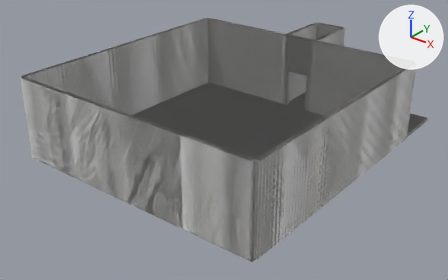
Before and after pictures for a commit that changed the Blender file assets_src/blender/zone_e_bureau.blend.
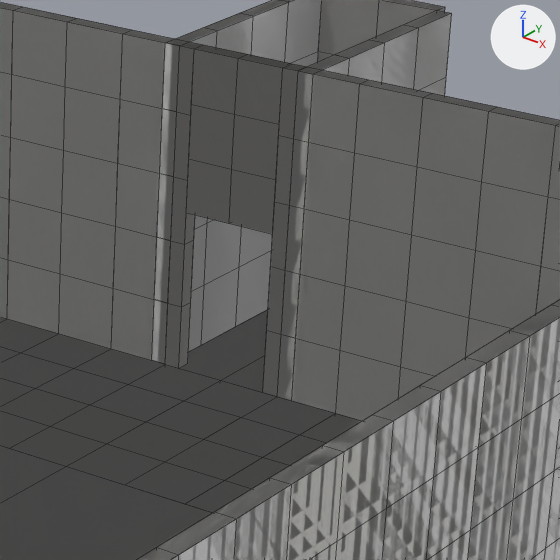
Old and new are each drawn whole from a camera (50 mm lens) standing at (21.33, -20.72, 17.01) and looking at (-0.35, 6.38, 0.21) and again close up on the part from 55% to 82% of the width and 9% to 52% of the height. Every picture has the same lights, and +X, +Y and +Z are marked at upper right. The older version's two pictures come first. The close-ups show mesh edges as thin lines.

The first close-up shows 'col_box_floor_4x4.008', 'col_box_floor_4x4.012', 'col_box_floor_4x4.013', 'col_box_wall_2m', 'col_box_wall_4m.009', 'col_box_wall_4m.010', 'col_box_wall_4m.013', 'col_box_wall_4m.014', 'kit_door_2m', 'kit_wall_2m', 'kit_wall_4m.010', 'kit_wall_4m.013' and 22 more.
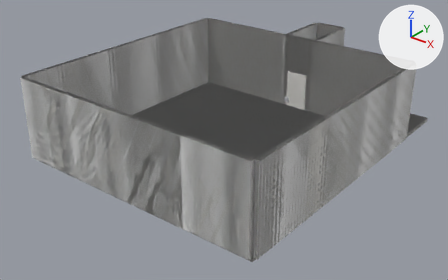
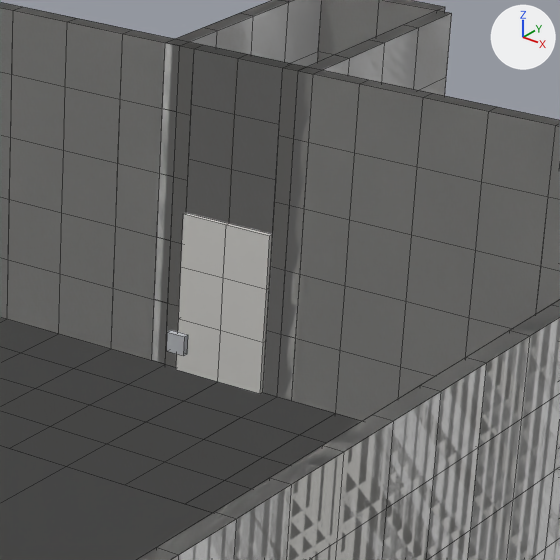
What changed in the scene script:
```text
Add mat_mat_kit_detail:
    mat_mat_kit_detail = principled_material('mat_kit_detail')
    mat_mat_kit_detail.base_color = (0.55, 0.57, 0.6)  # light grey #c4c7cb
    mat_mat_kit_detail.roughness = 1.0
    mat_mat_kit_detail.specular_ior_level = 0.0
Add me_use_exit_door:
    me_use_exit_door.from_pydata([(-0.15, -0.05, -0.15), (-0.15, 0.05, -0.15), (-0.15, -0.05, 0.15), (-0.15, 0.05, 0.15), (0.15, -0.05, -0.15), (0.15, -0.05, 0.15), (0.15, 0.05, -0.15), (0.15, 0.05, 0.15), (-0.15, -0.05, -0.15), (-0.15, -0.05, 0.15), (0.15, -0.05, -0.15), (0.15, -0.05, 0.15), (-0.15, 0.05, -0.15), (0.15, 0.05, -0.15), (-0.15, 0.05, 0.15), (0.15, 0.05, 0.15), (-0.15, -0.05, -0.15), (0.15, -0.05, -0.15), (-0.15, 0.05, -0.15), (0.15, 0.05, -0.15), (-0.15, -0.05, 0.15), (-0.15, 0.05, 0.15), (0.15, -0.05, 0.15), (0.15, 0.05, 0.15)], [], [(0, 2, 3, 1), (4, 6, 7, 5), (8, 10, 11, 9), (12, 14, 15, 13), (16, 18, 19, 17), (20, 22, 23, 21)])
    me_use_exit_door.materials.append(mat_mat_kit_detail)  # light grey #c4c7cb
Add me_kit_door_leaf_001:
    me_kit_door_leaf_001.from_pydata(...)  # 52 vertices, 22 faces; spans x -0.75..0.75, y -0.08..0.08, z -1.25..1.25
    me_kit_door_leaf_001.materials.append(mat_mat_kit_shell)  # light grey #dfdeda
Add ob_use_exit_door:
    ob_use_exit_door = bpy.data.objects.new('use_exit_door', me_use_exit_door)
    ob_use_exit_door.location = (0.0, 12.75, 1.0)
Add ob_door_e_exit:
    ob_door_e_exit = bpy.data.objects.new('door_e_exit', me_kit_door_leaf_001)
    ob_door_e_exit.location = (0.0, 14.0, 1.25)
```

Boxes (x1, y1, x2, y2) around the edits, measured in the close-ups (560 x 560 px):
'door_e_exit', added: after (176, 213, 273, 394)
'use_exit_door', added: after (167, 330, 188, 356)
'col_box_door_2m_top', unchanged, uncovered by the edit: before (186, 50, 283, 233); after (186, 45, 292, 234)
'col_box_floor_4x4.009', unchanged, covered by the edit: before (180, 309, 268, 380)
